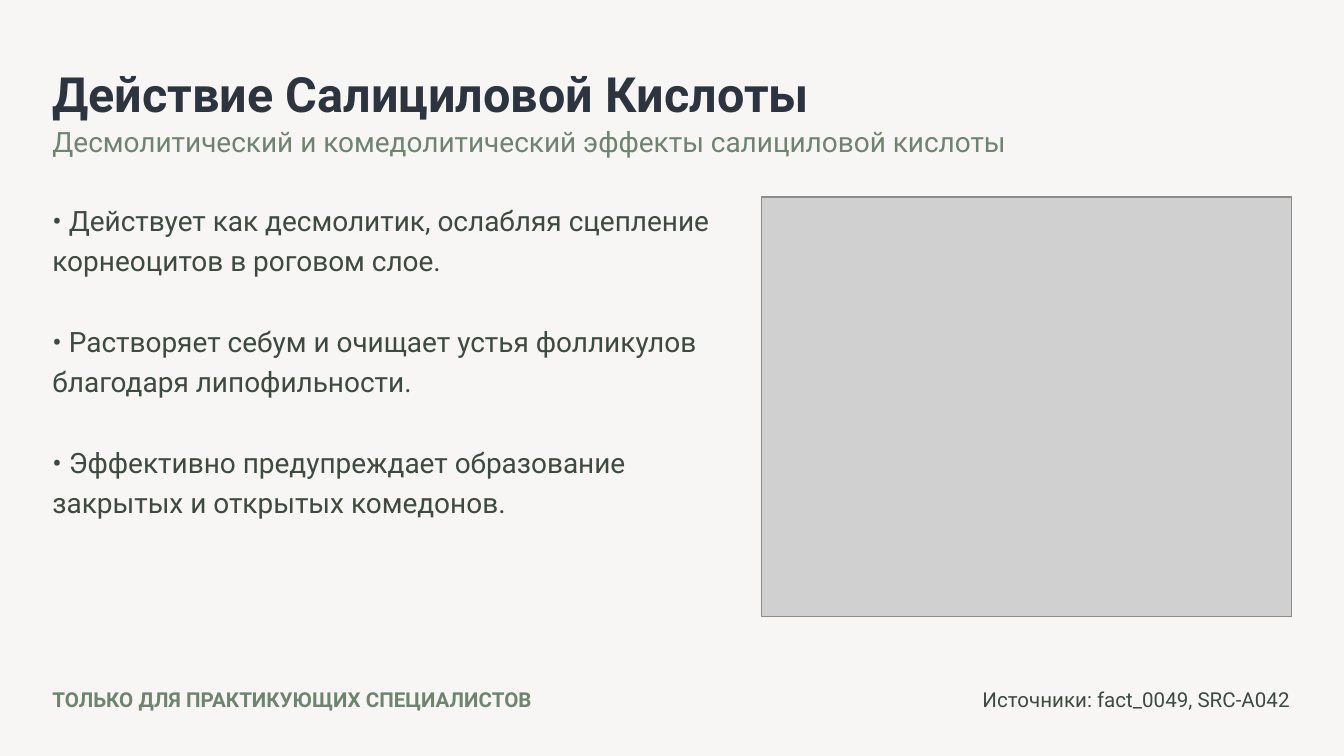
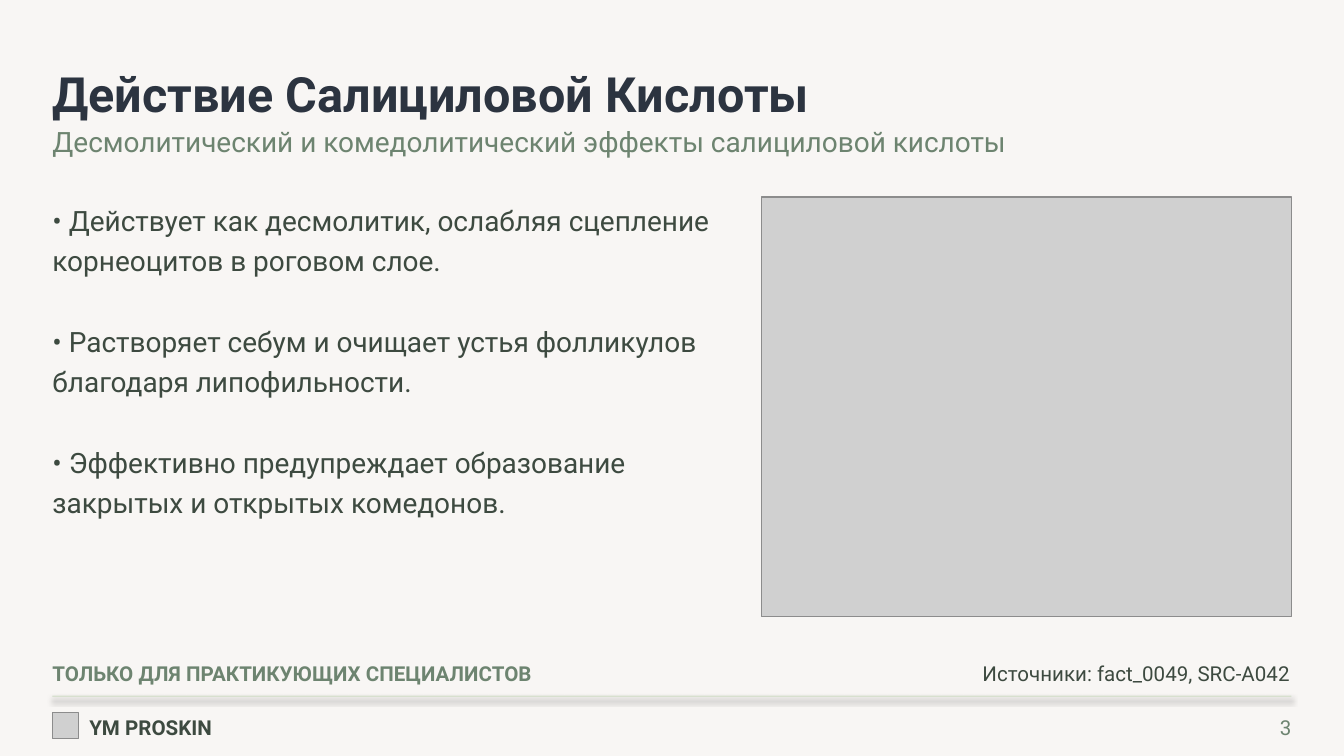
Before and after one commit to egregie/di_ko, a slide deck: slide 3 of 06_render/out/deck_exfoliants.pptx. Drawn at 1344x756 pixels with LibreOffice and Linux fonts; fonts in the diff are those of the drawing; grey boxes stand for pictures. Boxes give left, top, right and bottom in pixels: in the first picture for what was removed or moved away, otherwise in the second. Text is boxed around its words. In the diff, an @@ line names an element or a change of style, - is before the commit and + after.

```diff
--- a/06_render/out/deck_exfoliants.pptx
+++ b/06_render/out/deck_exfoliants.pptx
@@ text "ТОЛЬКО ДЛЯ ПРАКТИКУЮЩИХ СПЕЦИАЛИСТОВ": place and size @@
-text "ТОЛЬКО ДЛЯ ПРАКТИКУЮЩИХ СПЕЦИАЛИСТОВ" at <box>52,692,532,711</box>
+text "ТОЛЬКО ДЛЯ ПРАКТИКУЮЩИХ СПЕЦИАЛИСТОВ" at <box>52,666,532,685</box>
@@ text "Источники: fact_0049, SRC-A042": place and size @@
-text "Источники: fact_0049, SRC-A042" at <box>982,691,1290,710</box>
+text "Источники: fact_0049, SRC-A042" at <box>982,665,1290,684</box>
@@ rectangle added at <box>52,696,1292,698</box>, fill #D7E0CE @@
@@ picture added at <box>52,712,79,739</box> @@
@@ text added at <box>89,720,212,735</box>, 11 pt, text #3D4A40, bold @@
+YM PROSKIN
@@ text added at <box>1280,720,1292,735</box>, 11 pt, text #6D8470 @@
+3
```
Also in this commit, not shown: 6 other slides changed, 21 other files.
